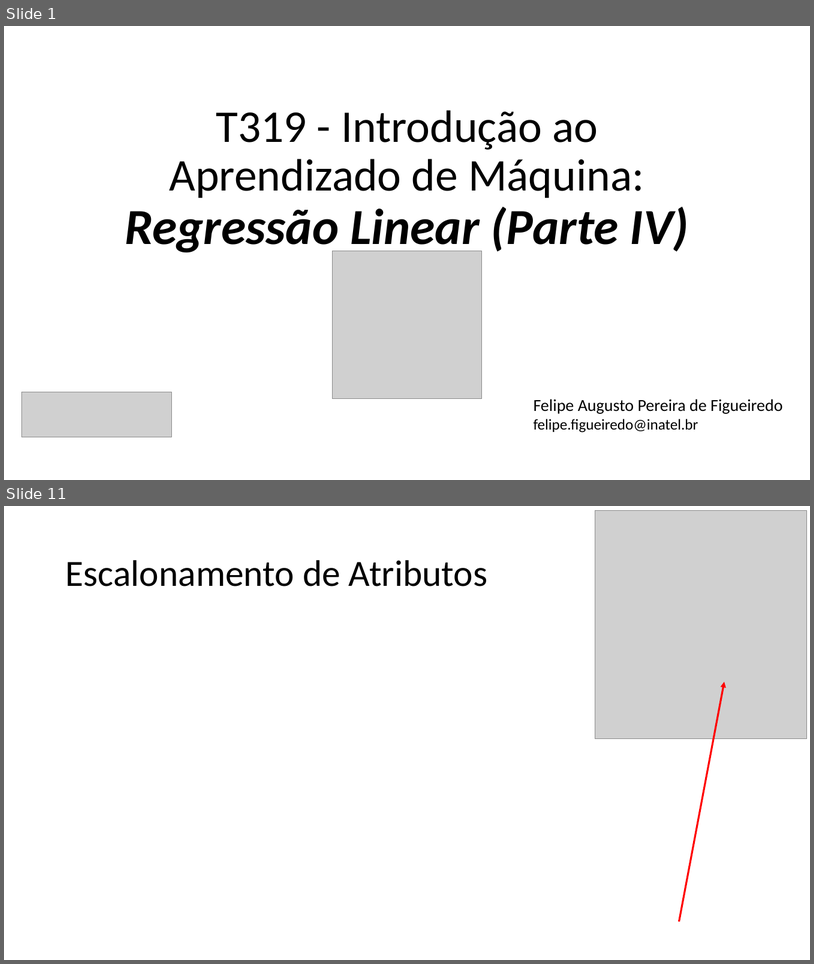
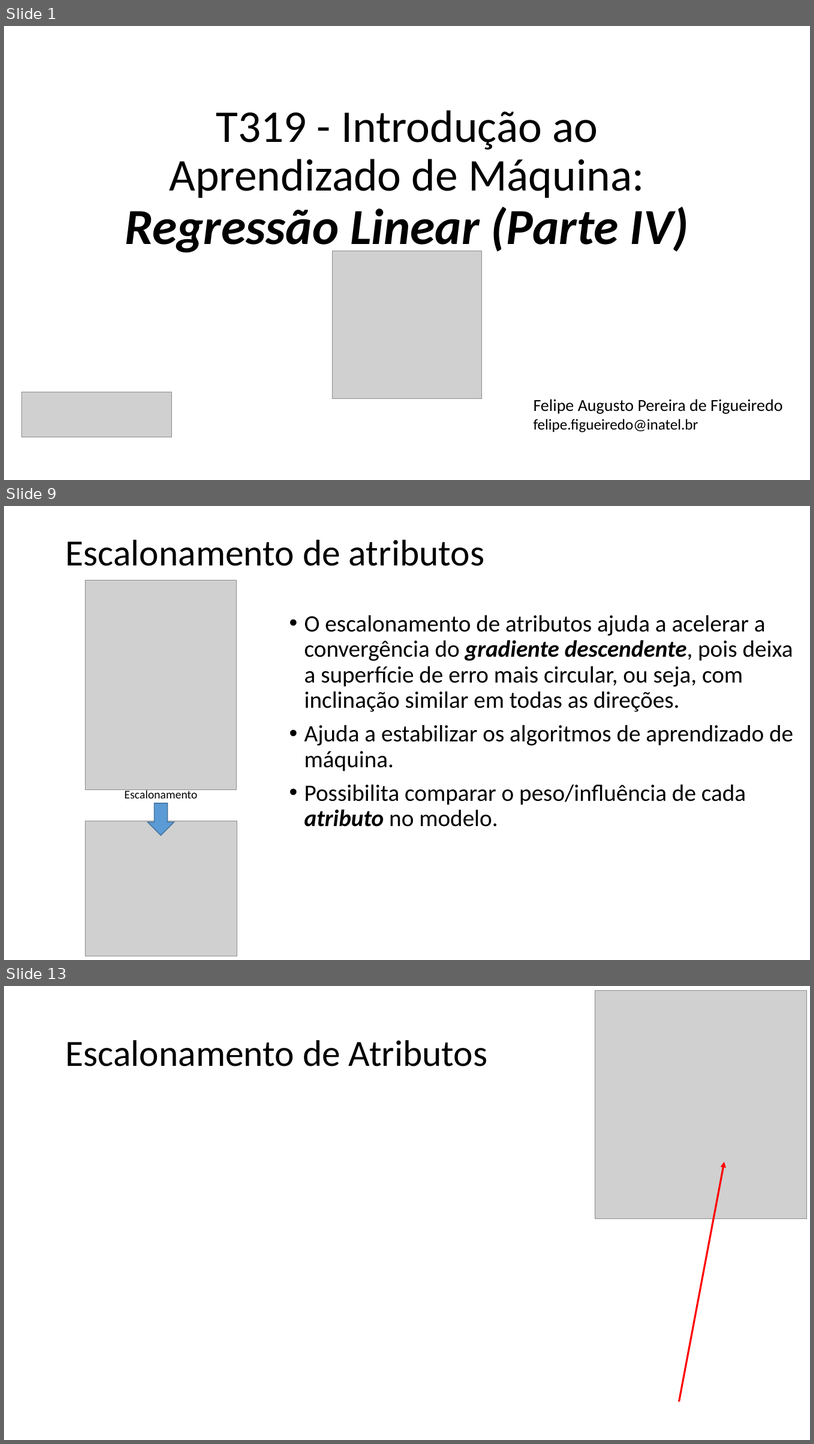
Before and after one commit to zz4fap/t319_aprendizado_de_maquina, a slide deck: slides/T319_Regressão_Linear (Parte IV).pptx. Shown one above the other, each under a label of ours: slides 1 and 11 before the commit, slides 1, 9 and 13 after it; the slides between them are not shown. The pictures are 814x964 and 814x1444 pixels, drawn with LibreOffice and Linux fonts; fonts in the diff are those of the drawing; grey boxes stand for pictures. Boxes give left, top, right and bottom in pixels: in the first picture for what was removed or moved away, otherwise in the second. Text is boxed around its words. In the diff, an @@ line names an element or a change of style, - is before the commit and + after.

```diff
--- a/slides/T319_Regressão_Linear (Parte IV).pptx
+++ b/slides/T319_Regressão_Linear (Parte IV).pptx
@@ slide 9 added at (4,506,810,960), background #FFFFFF @@
@@ title added at (65,540,485,566), 44 pt, text #000000 @@
+Escalonamento de atributos
@@ text added at (305,615,794,826), 28 pt, text #000000 @@
+• O escalonamento de atributos ajuda a acelerar a convergência do gradiente descendente, pois deixa a superfície de erro mais circular, ou seja, com inclinação similar em todas as direções.
+• Ajuda a estabilizar os algoritmos de aprendizado de máquina.
+• Possibilita comparar o peso/influência de cada atributo no modelo.
@@ group added at (85,580,237,956): 2 pictures, 1 down arrow, 1 text @@
+Escalonamento
@@ what was slide 11 is now slide 13 @@
```
Also in this commit, not shown: 2 slides changed, 6 other slides added, 5 slides removed, 6 other files.
